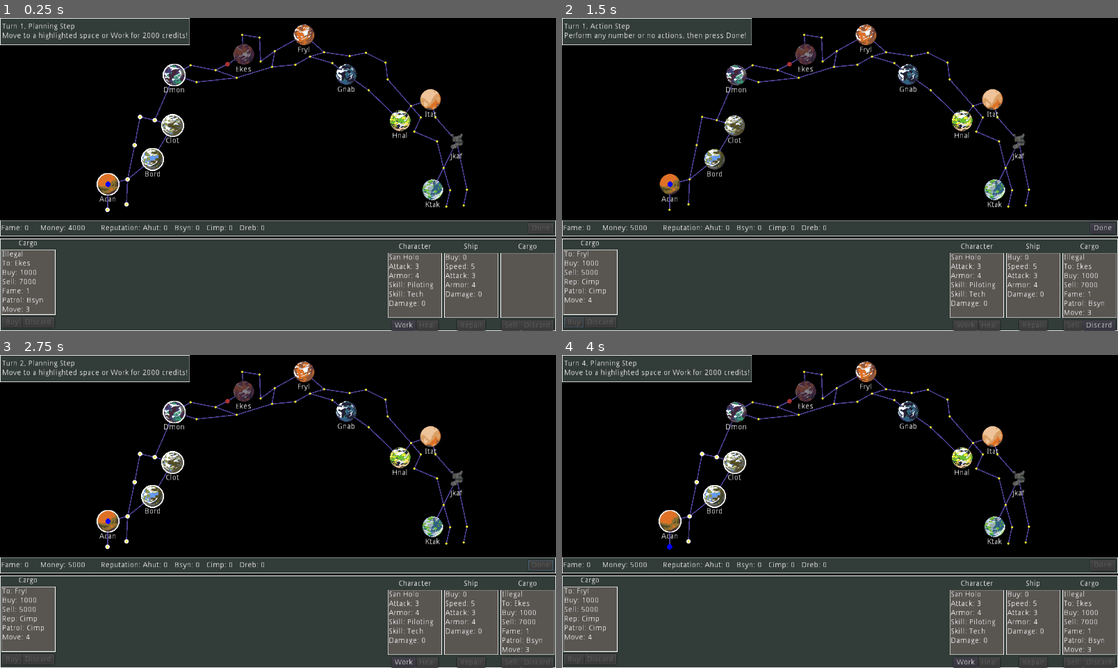
Above: before the commit, frames 1-4 (two rows, left to right).
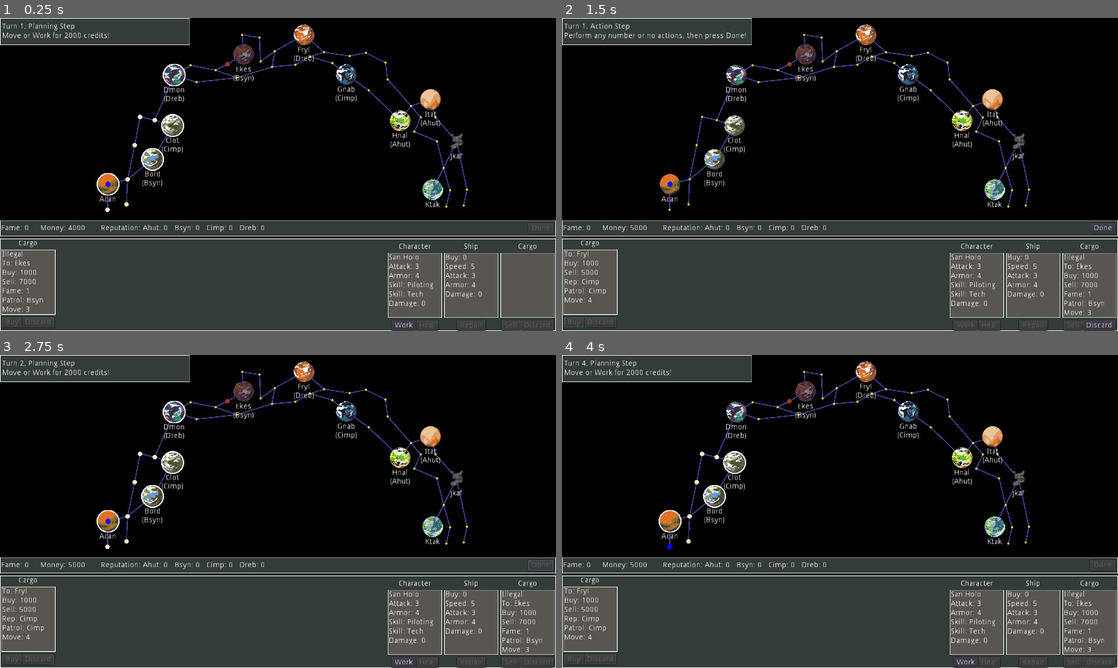
Above: after the commit, the same moments.

Repository: kosinaz/20-parsecs
Game: Godot game, scene res://scenes/ingame.tscn
Two runs of this game, one before a commit and one after it. Both use one fixed random seed, a clock stepped at 60 frames per second and the inputs below.
Inputs (mouse positions are in pixels of both pictures, inside the frame that each line leads up to):
- Up to frame 1 (0.25 s): no input
- Up to frame 2 (1.5 s): click "Work" at 0.5 s; click "Buy" at 1.25 s
- Up to frame 3 (2.75 s): click "Done" at 2 s
- Up to frame 4 (4 s): click (667, 545) at 2.77 s; click (667, 545) at 3.52 s

The runs differ from the first frame. In frame 1, 0.5% of the frame differs, in the area x 4-80%, y 4-54%; in frame 2, 0.3%; in frame 3, 0.5%; in frame 4, 0.5%.

Commit message:
add card 3, combat, and healing

Diff:
--- a/20 Parsecs/scenes/character.gd
+++ b/20 Parsecs/scenes/character.gd
@@ -1,7 +1,8 @@
 extends MarginContainer
 
 var _data = {}
-var damage = 0
+var _damage = 0
+var defeated = false
 
 func setup(data):
 	_data = data
@@ -13,7 +14,24 @@
 		$"%Label".text += "Skill: " + str(_data.skill2) + "\n"
 	if _data.has("skill3"):
 		$"%Label".text += "Skill: " + str(_data.skill3) + "\n"
-	$"%Label".text += "Damage: " + str(damage)
+	$"%Label".text += "Damage: " + str(_damage)
 
 func get_data():
 	return _data
+
+func get_damage():
+	return _damage
+
+func damage(amount):
+	_damage += amount
+	if _damage >= _data.armor:
+		defeated = true
+		_damage = _data.armor
+	setup(_data)
+
+func heal(amount = 0):
+	defeated = false
+	if amount == 0:
+		amount = _damage
+	_damage -= amount
+	setup(_data)
--- a/20 Parsecs/scenes/ingame.gd
+++ b/20 Parsecs/scenes/ingame.gd
@@ -6,7 +6,8 @@
 var planets = [3, 5, 9, 10, 14, 22, 28, 34, 35, 37, 42]
 var planet_names = []
 var bought = false
-var dice = ["hit", "hit", "hit", "critical", "miss", "miss", "chance", "chance"]
+var dice = ["hit", "hit", "hit", "crit", "blank", "blank", "focus", "focus"]
+var fake_dice = ["crit", "crit", "crit", "crit", "crit", "crit", "crit", "crit"]
 var failed_cargo = null
 var failed_card = 0
 
@@ -45,7 +46,15 @@
 
 func start_planning():
 	$"%TurnIndicator".text = "Turn " + str(turn) + ", Planning Step\n"
-	$"%TurnIndicator".text += "Move to a highlighted space or Work for 2000 credits!"
+	if $"%Character".defeated:
+		$"%TurnIndicator".text += "You are defeated! Heal yourself!"
+		$"%Heal".disabled = false
+		return
+	elif $"%Character".get_damage() > 0:
+		$"%TurnIndicator".text += "Move or Work for 2000 credits or Heal yourself!"
+		$"%Heal".disabled = false
+	else:
+		$"%TurnIndicator".text += "Move or Work for 2000 credits!"
 	$"%Work".disabled = false
 	astar.set_point_disabled(13)
 	for to_id in astar.get_points():
@@ -63,9 +72,10 @@
 	for space in $Spaces.get_children():
 		space.get_node("Button").disabled = true
 	$"%Work".disabled = true
+	$"%Heal".disabled = true
+	start_action()
 
 func start_action():
-	stop_planning()
 	if not planets.has($"%Player".current_space.id):
 		stop_action()
 	else:
@@ -111,34 +121,67 @@
 func sell_cargo(cargo):
 	if cargo.get_data().has("illegal"):
 		failed_cargo = cargo
-		var result = dice[randi() % 8]
-		failed_card = randi() % 2
-		if result == "hit" or (result == "miss" and $"%HiddenCargo".visible):
+		var result = roll()
+		failed_card = randi() % 3
+		if result == "hit" or (result == "blank" and $"%HiddenCargoContainer".visible):
 			$"%Player".increase_fame(cargo.get_data().fame)
 			$"%Player".increase_money(cargo.get_data().sell)
 			remove_cargo(cargo)
-		elif result == "critical":
+		else:
 			$"%PromptContainer".show()
-			if failed_card == 0:
-				$"%FailedSell".text = "Sell Cargo (-1 Ahut)"
-				$"%FailedSell2".text = "Keep Cargo"
-			if failed_card == 1:
-				$"%FailedSell".text = "Sell Cargo (-1 Bsyn)"
-				$"%FailedSell2".text = "Sell Cargo (-6000)"
-		elif result == "chance":
-			if failed_card == 0:
-				$"%PromptContainer".show()
-				$"%FailedSell".text = "Sell Cargo (-1 Dreb)"
-			if failed_card == 1:
-				$"%FailedSell".text = "Sell Cargo (-1 Ahut)"
-				$"%FailedSell2".text = "Sell Cargo (-6000)"
-		elif result == "miss":
-			if failed_card == 0:
-				$"%PromptContainer".show()
-				$"%FailedSell".text = "Sell Cargo (-1 Bsyn)"
-			if failed_card == 1:
-				$"%FailedSell".text = "Sell Cargo (-1 Dreb)"
-				$"%FailedSell2".text = "Sell Cargo (-6000)"
+			$"%FailedLabel".text = "Smuggling failed!\nEncounter step will be skipped!"
+			$"%FailedSell".show()
+			$"%FailedSell2".show()
+			if result == "crit":
+				if failed_card == 0:
+					$"%FailedSell".text = "Sell Cargo (-1 Ahut)"
+					$"%FailedSell2".text = "Keep Cargo"
+				if failed_card == 1:
+					$"%FailedSell".text = "Sell Cargo (-1 Bsyn)"
+					$"%FailedSell2".text = "Sell Cargo (-6000)"
+				if failed_card == 2:
+					$"%FailedSell".text = "Sell Cargo (Ground Combat vs 3 Attack)"
+					$"%FailedSell2".text = "Discard Cargo"
+			elif result == "focus":
+				if failed_card == 0:
+					$"%FailedSell".text = "Sell Cargo (-1 Dreb)"
+					$"%FailedSell2".text = "Keep Cargo"
+				if failed_card == 1:
+					$"%FailedSell".text = "Sell Cargo (-1 Ahut)"
+					$"%FailedSell2".text = "Sell Cargo (-6000)"
+				if failed_card == 2:
+					if skill_test("stealth"):
+						$"%FailedLabel".text += "\nStealth Test passed!"
+						$"%FailedSell".text = "Sell Cargo"
+						$"%FailedSell2".hide()
+					else:
+						$"%FailedLabel".text += "\nStealth Test failed!"
+						var faction = $"%Player".current_space.faction
+						if faction == "":
+							$"%FailedSell".text = "Keep Cargo"
+						else:
+							$"%FailedSell".text = "Keep Cargo (-1 " + faction + ")"
+						$"%FailedSell2".hide()
+			elif result == "blank":
+				if failed_card == 0:
+					$"%FailedSell".text = "Sell Cargo (-1 Bsyn)"
+					$"%FailedSell2".text = "Keep Cargo"
+				if failed_card == 1:
+					$"%FailedSell".text = "Sell Cargo (-1 Dreb)"
+					$"%FailedSell2".text = "Sell Cargo (-6000)"
+				if failed_card == 2:
+					if skill_test("piloting"):
+						$"%FailedLabel".text += "\nPiloting Test passed!"
+						$"%FailedSell".text = "Sell Cargo"
+						$"%FailedSell2".hide()
+					else:
+						$"%FailedLabel".text += "\nPiloting Test failed!"
+						var faction = $"%Player".current_space.faction
+						if faction == "":
+							$"%FailedSell".text = "Keep Cargo"
+						else:
+							$"%FailedSell".text = "Keep Cargo (-1 " + faction + ")"
+						$"%FailedSell2".hide()
 	else:
 		$"%Player".increase_money(cargo.get_data().sell)
 		if cargo.get_data().has("rep"):
@@ -150,6 +193,60 @@
 	cargo.clear()
 	update_market_actions()
 
+func roll():
+	return dice[randi() % 8]
+
+func fake_roll():
+	return fake_dice[randi() % 8]
+
+func skill_test(skill):
+	var results = [roll(), roll()]
+	if results.has("crit"):
+		return true
+	if results.has("hit") and is_skilled(skill):
+		return true
+	if results.has("focus") and is_highly_skilled(skill):
+		return true
+	return false
+
+func is_skilled(skill):
+	if $"%Character".get_data().skill1 == skill:
+		return true
+	if $"%Character".get_data().skill2 == skill:
+		return
+# todo crew
+	return false
+
+func is_highly_skilled(skill):
+	var count = 0
+	if $"%Character".get_data().skill1 == skill:
+		count += 1
+	if $"%Character".get_data().skill2 == skill:
+		count += 1
+# todo crew
+	return count > 1
+
+func ground_combat(attack1, attack2):
+	var result1 = 0
+	for _i in range(attack1):
+		var result = roll()
+		if result == "hit":
+			result1 += 1
+		if result == "crit":
+			result1 += 2
+	var result2 = 0
+	for _i in range(attack2):
+		var result = roll()
+		if result == "hit":
+			result2 += 1
+		if result == "crit":
+			result2 += 2
+	return {
+		"attacker_won": result2 < result1,
+		"attacker_damage": result2,
+		"defender_damage": result1,
+	}
+
 func start_encounter():
 	start_turn()
 
@@ -159,11 +256,15 @@
 
 func _on_space_pressed(space):
 	move_to(space)
-	start_action()
+	stop_planning()
 
 func _on_work_pressed():
 	$"%Player".increase_money(2000)
-	start_action()
+	stop_planning()
+
+func _on_heal_pressed():
+	$"%Character".heal()
+	stop_planning()
 
 func _on_done_pressed():
 	stop_action()
@@ -199,22 +300,48 @@
 	remove_cargo($"%HiddenCargo")
 
 func _on_failed_sell_pressed():
-	if $"%FailedSell".text == "Sell Cargo (-1 Ahut)":
+	if $"%FailedSell".text == "Sell Cargo (Ground Combat vs 3 Attack)":
+		var combat = ground_combat($"%Character".get_data().attack, 3)
+		$"%Character".damage(combat.attacker_damage)
+		if combat.attacker_won:
+			if $"%Character".defeated:
+				$"%FailedLabel".text = "You would have won the combat,\nbut suffered too much damage.\nYou are defeated!"
+				$"%FailedSell".hide()
+				$"%FailedSell2".text = "End turn"
+				return
+			else:
+				$"%FailedLabel".text = "You won the combat!"
+				$"%FailedSell".text = "Sell Cargo"
+				$"%FailedSell2".hide()
+				return
+		else:
+			$"%FailedLabel".text = "You failed the combat!"
+			$"%FailedSell".hide()
+			$"%FailedSell2".text = "End turn"
+			return
+	elif $"%FailedSell".text == "Keep Cargo (-1 Ahut)":
 		$"%Player".decrease_reputation("Ahut")
-	if $"%FailedSell".text == "Sell Cargo (-1 Bsyn)":
+	elif $"%FailedSell".text == "Keep Cargo (-1 Bsyn)":
 		$"%Player".decrease_reputation("Bsyn")
-	if $"%FailedSell".text == "Sell Cargo (-1 Dreb)":
-		$"%Player".decrease_reputation("Dreb")
-	$"%Player".increase_fame(failed_cargo.get_data().fame)
-	$"%Player".increase_money(failed_cargo.get_data().sell)
-	remove_cargo(failed_cargo)
+	elif $"%FailedSell".text != "Keep Cargo":
+		if $"%FailedSell".text == "Sell Cargo (-1 Ahut)":
+			$"%Player".decrease_reputation("Ahut")
+		if $"%FailedSell".text == "Sell Cargo (-1 Bsyn)":
+			$"%Player".decrease_reputation("Bsyn")
+		if $"%FailedSell".text == "Sell Cargo (-1 Dreb)":
+			$"%Player".decrease_reputation("Dreb")
+		$"%Player".increase_fame(failed_cargo.get_data().fame)
+		$"%Player".increase_money(failed_cargo.get_data().sell)
+		remove_cargo(failed_cargo)
 	$"%PromptContainer".hide()
 	stop_action()
 
 func _on_failed_sell2_pressed():
-	if failed_card == 1:
+	if $"%FailedSell2".text == "Sell Cargo (-6000)":
 		$"%Player".increase_fame(failed_cargo.get_data().fame)
 		$"%Player".increase_money(failed_cargo.get_data().sell - 6000)
 		remove_cargo(failed_cargo)
+	if $"%FailedSell2".text == "Discard Cargo":
+		remove_cargo(failed_cargo)
 	$"%PromptContainer".hide()
 	stop_action()
--- a/20 Parsecs/scenes/ingame.tscn
+++ b/20 Parsecs/scenes/ingame.tscn
@@ -79,6 +79,9 @@
 [node name="Label" parent="Spaces/Space5" index="1"]
 text = "Bord"
 
+[node name="Faction" parent="Spaces/Space5" index="2"]
+text = "(Bsyn)"
+
 [node name="Space6" parent="Spaces" instance=ExtResource( 2 )]
 position = Vector2( 248, 234 )
 space_1 = 4
@@ -107,6 +110,9 @@
 [node name="Label" parent="Spaces/Space9" index="1"]
 text = "Clot"
 
+[node name="Faction" parent="Spaces/Space9" index="2"]
+text = "(Cimp)"
+
 [node name="Space10" parent="Spaces" instance=ExtResource( 2 )]
 position = Vector2( 321, 105 )
 space_1 = 8
@@ -120,6 +126,9 @@
 [node name="Label" parent="Spaces/Space10" index="1"]
 text = "Dmon"
 
+[node name="Faction" parent="Spaces/Space10" index="2"]
+text = "(Dreb)"
+
 [node name="Space11" parent="Spaces" instance=ExtResource( 2 )]
 position = Vector2( 351, 87 )
 space_1 = 10
@@ -156,6 +165,9 @@
 [node name="Label" parent="Spaces/Space14" index="1"]
 text = "Ekes"
 
+[node name="Faction" parent="Spaces/Space14" index="2"]
+text = "(Bsyn)"
+
 [node name="Space15" parent="Spaces" instance=ExtResource( 2 )]
 position = Vector2( 362, 118 )
 space_1 = 10
@@ -206,6 +218,9 @@
 [node name="Label" parent="Spaces/Space22" index="1"]
 text = "Fryl"
 
+[node name="Faction" parent="Spaces/Space22" index="2"]
+text = "(Dreb)"
+
 [node name="Space23" parent="Spaces" instance=ExtResource( 2 )]
 position = Vector2( 544, 86 )
 space_1 = 17
@@ -244,6 +259,9 @@
 
 [node name="Label" parent="Spaces/Space28" index="1"]
 text = "Gnab"
+
+[node name="Faction" parent="Spaces/Space28" index="2"]
+text = "(Cimp)"
 
 [node name="Space29" parent="Spaces" instance=ExtResource( 2 )]
 position = Vector2( 674, 64 )
@@ -284,6 +302,9 @@
 [node name="Label" parent="Spaces/Space34" index="1"]
 text = "Hnal"
 
+[node name="Faction" parent="Spaces/Space34" index="2"]
+text = "(Ahut)"
+
 [node name="Space35" parent="Spaces" instance=ExtResource( 2 )]
 position = Vector2( 793, 150 )
 space_1 = 32
@@ -295,6 +316,9 @@
 
 [node name="Label" parent="Spaces/Space35" index="1"]
 text = "Itat"
+
+[node name="Faction" parent="Spaces/Space35" index="2"]
+text = "(Ahut)"
 
 [node name="Space36" parent="Spaces" instance=ExtResource( 2 )]
 position = Vector2( 802, 183 )
@@ -566,6 +590,7 @@
 text = "Work"
 
 [node name="Heal" type="Button" parent="CanvasLayer/Character/HBoxContainer/CharacterContainer/HBoxContainer"]
+unique_name_in_owner = true
 margin_left = 52.0
 margin_right = 93.0
 margin_bottom = 20.0
@@ -722,9 +747,9 @@
 anchor_top = 0.5
 anchor_right = 0.5
 anchor_bottom = 0.5
-margin_left = -75.0
+margin_left = -150.0
 margin_top = -50.0
-margin_right = 75.0
+margin_right = 150.0
 margin_bottom = 50.0
 texture = ExtResource( 34 )
 
@@ -733,41 +758,42 @@
 anchor_top = 0.5
 anchor_right = 0.5
 anchor_bottom = 0.5
-margin_left = -66.5
+margin_left = -130.0
 margin_top = -48.0
-margin_right = 66.5
+margin_right = 130.0
 margin_bottom = 48.0
 
 [node name="VBoxContainer" type="VBoxContainer" parent="CanvasLayer/PromptContainer/MarginContainer"]
-margin_right = 133.0
+margin_right = 260.0
 margin_bottom = 96.0
 
-[node name="Label" type="Label" parent="CanvasLayer/PromptContainer/MarginContainer/VBoxContainer"]
-margin_right = 133.0
-margin_bottom = 48.0
+[node name="FailedLabel" type="Label" parent="CanvasLayer/PromptContainer/MarginContainer/VBoxContainer"]
+unique_name_in_owner = true
+margin_right = 260.0
+margin_bottom = 31.0
 text = "Smuggling failed!
-Encounter step
-will be skipped!"
+Encounter step will be skipped!"
 align = 1
 
 [node name="FailedSell" type="Button" parent="CanvasLayer/PromptContainer/MarginContainer/VBoxContainer"]
 unique_name_in_owner = true
-margin_top = 52.0
-margin_right = 133.0
-margin_bottom = 72.0
-text = "Sell Cargo (-1 Ahut)"
+margin_top = 35.0
+margin_right = 260.0
+margin_bottom = 55.0
+text = "Sell Cargo (Ground Combat vs 3 Attack)"
 
 [node name="FailedSell2" type="Button" parent="CanvasLayer/PromptContainer/MarginContainer/VBoxContainer"]
 unique_name_in_owner = true
-margin_top = 76.0
-margin_right = 133.0
-margin_bottom = 96.0
+margin_top = 59.0
+margin_right = 260.0
+margin_bottom = 79.0
 text = "Keep Cargo"
 
 [connection signal="pressed" from="CanvasLayer/HudCenter/Done" to="." method="_on_done_pressed"]
 [connection signal="pressed" from="CanvasLayer/Market/HBoxContainer/VBoxContainer/HBoxContainer/MarketCargoBuy" to="." method="_on_market_cargo_buy_pressed"]
 [connection signal="pressed" from="CanvasLayer/Market/HBoxContainer/VBoxContainer/HBoxContainer/MarketCargoDiscard" to="." method="_on_market_cargo_discard_pressed"]
 [connection signal="pressed" from="CanvasLayer/Character/HBoxContainer/CharacterContainer/HBoxContainer/Work" to="." method="_on_work_pressed"]
+[connection signal="pressed" from="CanvasLayer/Character/HBoxContainer/CharacterContainer/HBoxContainer/Heal" to="." method="_on_heal_pressed"]
 [connection signal="pressed" from="CanvasLayer/Character/HBoxContainer/CargoContainer/HBoxContainer/ShipCargoSell" to="." method="_on_ship_cargo_sell_pressed"]
 [connection signal="pressed" from="CanvasLayer/Character/HBoxContainer/CargoContainer/HBoxContainer/ShipCargoDiscard" to="." method="_on_ship_cargo_discard_pressed"]
 [connection signal="pressed" from="CanvasLayer/Character/HBoxContainer/HiddenCargoContainer/HBoxContainer/HiddenCargoSell" to="." method="_on_hidden_cargo_sell_pressed"]
--- a/20 Parsecs/scenes/space.gd
+++ b/20 Parsecs/scenes/space.gd
@@ -8,6 +8,7 @@
 export var space_3 = 0
 export var space_4 = 0
 onready var id = int(name.right(5))
+onready var faction = $Faction.text.trim_prefix("(").trim_suffix(")")
 
 func _on_button_pressed():
 	emit_signal("pressed", self)
--- a/20 Parsecs/scenes/space.tscn
+++ b/20 Parsecs/scenes/space.tscn
@@ -29,4 +29,13 @@
 margin_bottom = 35.0
 align = 1
 
+[node name="Faction" type="Label" parent="."]
+anchor_left = 0.5
+anchor_right = 0.5
+margin_left = -24.0
+margin_top = 37.0
+margin_right = 24.0
+margin_bottom = 51.0
+align = 1
+
 [connection signal="pressed" from="Button" to="." method="_on_button_pressed"]
Binary file changed: 20 Parsecs/images/prompt.png
